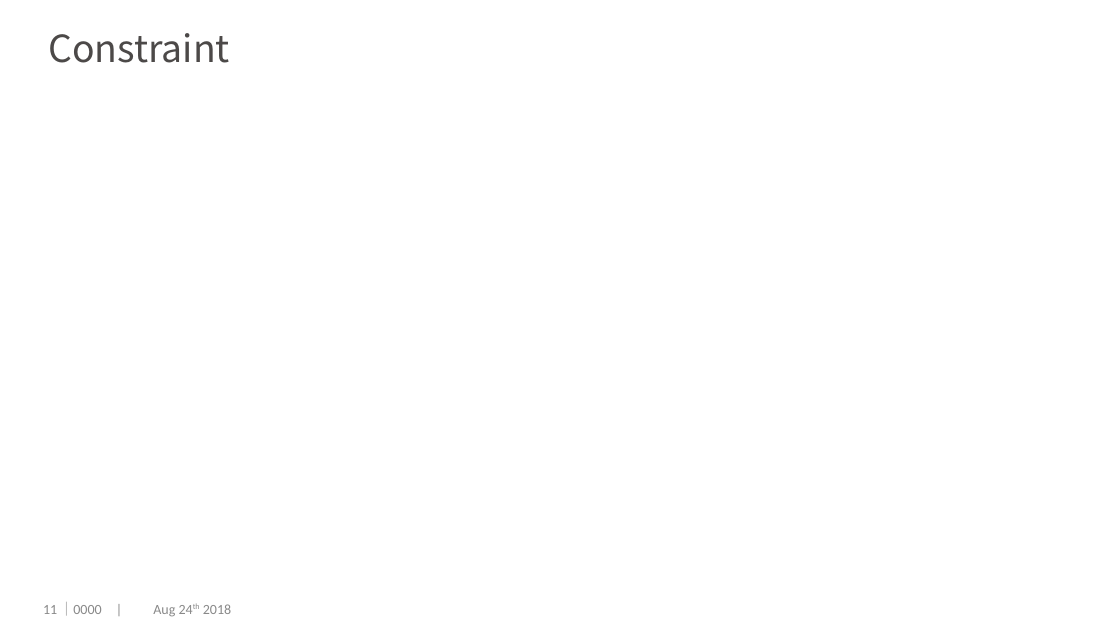
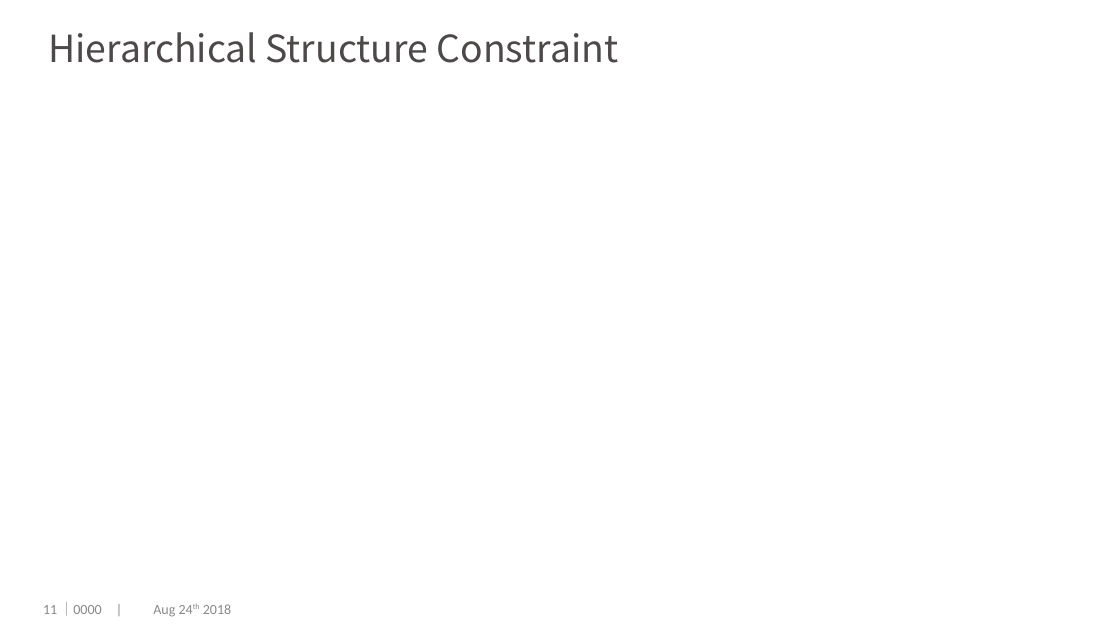
Before and after one commit to dengwx11/GroupLasso, a slide deck: slide 12 of manu & slides/Final.pptx. Drawn at 1120x630 pixels with LibreOffice and Linux fonts; fonts in the diff are those of the drawing; grey boxes stand for pictures; background and template pictures are left out. Boxes give left, top, right and bottom in pixels: in the first picture for what was removed or moved away, otherwise in the second. Text is boxed around its words. In the diff, an @@ line names an element or a change of style, - is before the commit and + after.

```diff
--- a/manu & slides/Final.pptx
+++ b/manu & slides/Final.pptx
@@ title at [48, 32, 619, 63]: text changed @@
-Constraint
+Hierarchical Structure Constraint
```
Also in this commit, not shown: 4 other slides changed, 1 slide added, 1 slide removed.
